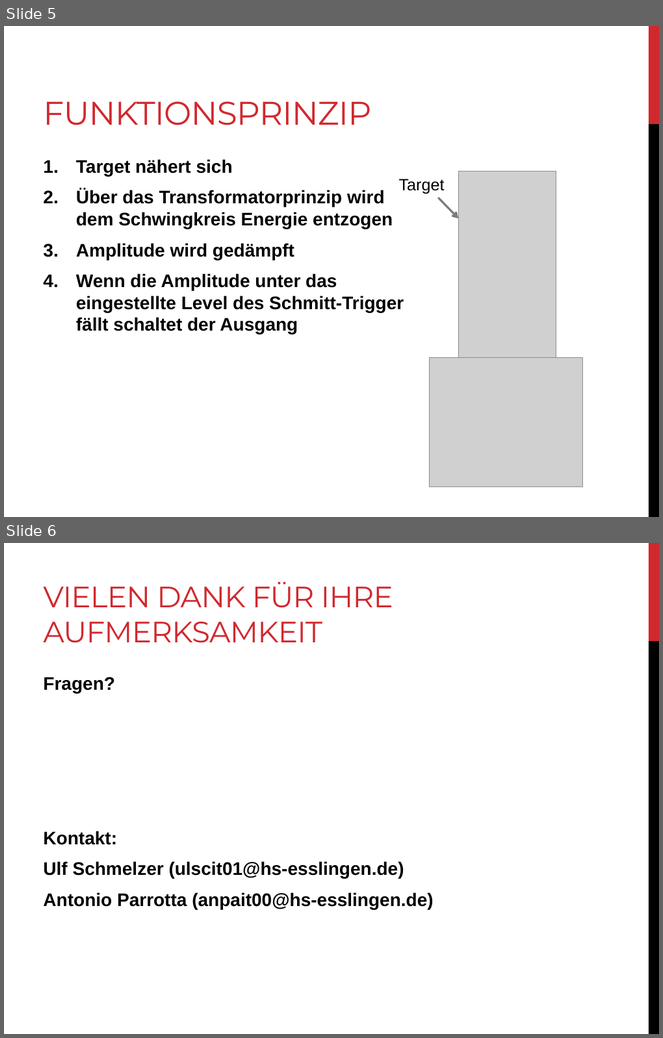
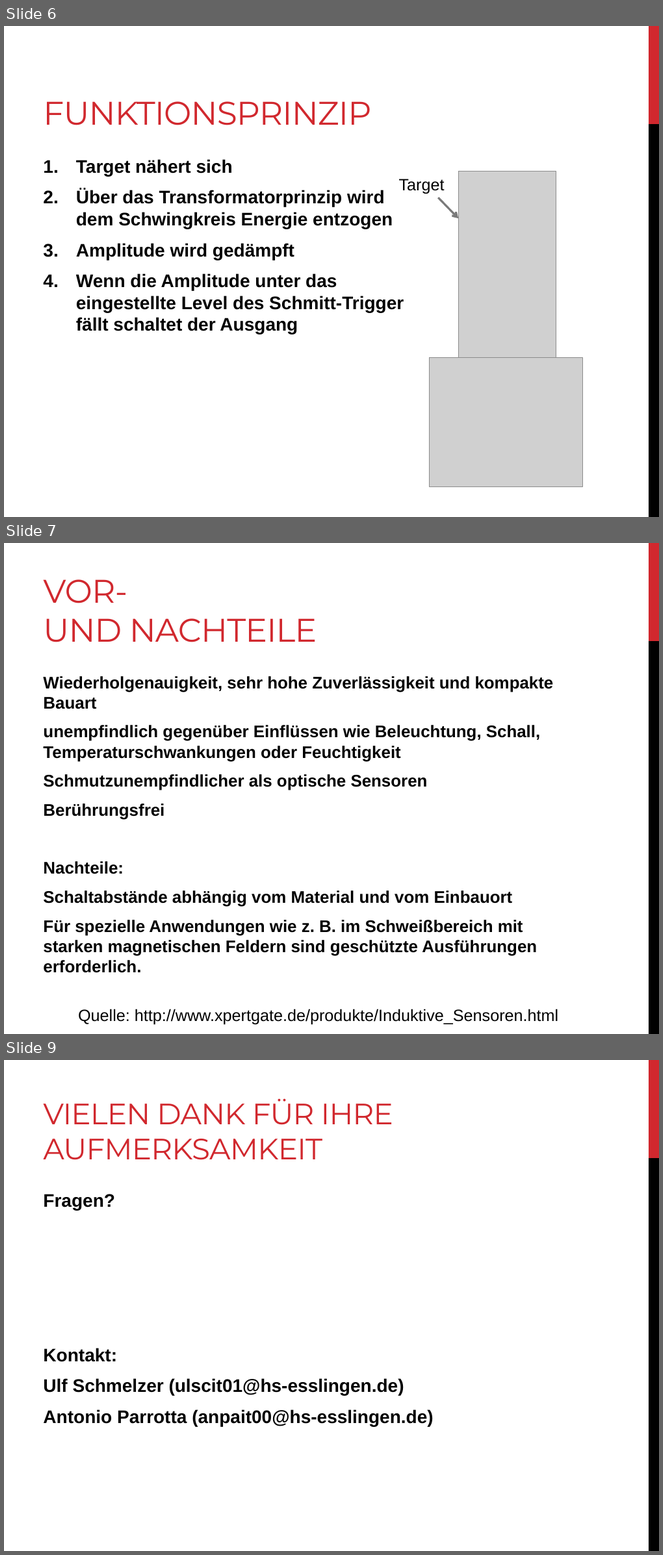
Before and after one commit to anpait00/TIB6, a slide deck: induktiv_sensoren.pptx. Shown one above the other, each under a label of ours: slides 5 and 6 before the commit, slides 6, 7 and 9 after it; the slides between them are not shown. The pictures are 663x1038 and 663x1555 pixels, drawn with LibreOffice and Linux fonts; fonts in the diff are those of the drawing; grey boxes stand for pictures. Boxes give left, top, right and bottom in pixels: in the first picture for what was removed or moved away, otherwise in the second. Text is boxed around its words. In the diff, an @@ line names an element or a change of style, - is before the commit and + after.

```diff
--- a/induktiv_sensoren.pptx
+++ b/induktiv_sensoren.pptx
@@ slide 7 added at (4, 543, 659, 1034), background #FFFFFF; not listed: 2 template elements that a slide beside it also shows @@
@@ title added at (43, 579, 317, 642), 36 pt, text #D1282E @@
+VOR-
+UND NACHTEILE
@@ text added at (43, 676, 554, 973), 18.5 pt, text #000000, bold @@
+Wiederholgenauigkeit, sehr hohe Zuverlässigkeit und kompakte Bauart
+unempfindlich gegenüber Einflüssen wie Beleuchtung, Schall, Temperaturschwankungen oder Feuchtigkeit
+Schmutzunempfindlicher als optische Sensoren
+Berührungsfrei
+Nachteile:
+Schaltabstände abhängig vom Material und vom Einbauort
+Für spezielle Anwendungen wie z. B. im Schweißbereich mit starken magnetischen Feldern sind geschützte Ausführungen erforderlich.
@@ text added at (78, 1009, 558, 1025), 18 pt, text #000000 @@
+Quelle: http://www.xpertgate.de/produkte/Induktive_Sensoren.html
@@ what was slide 5 is now slide 6 @@
@@ what was slide 6 is now slide 9 @@
```
Also in this commit, not shown: 2 slides changed, 2 other slides added, 2 other files.
